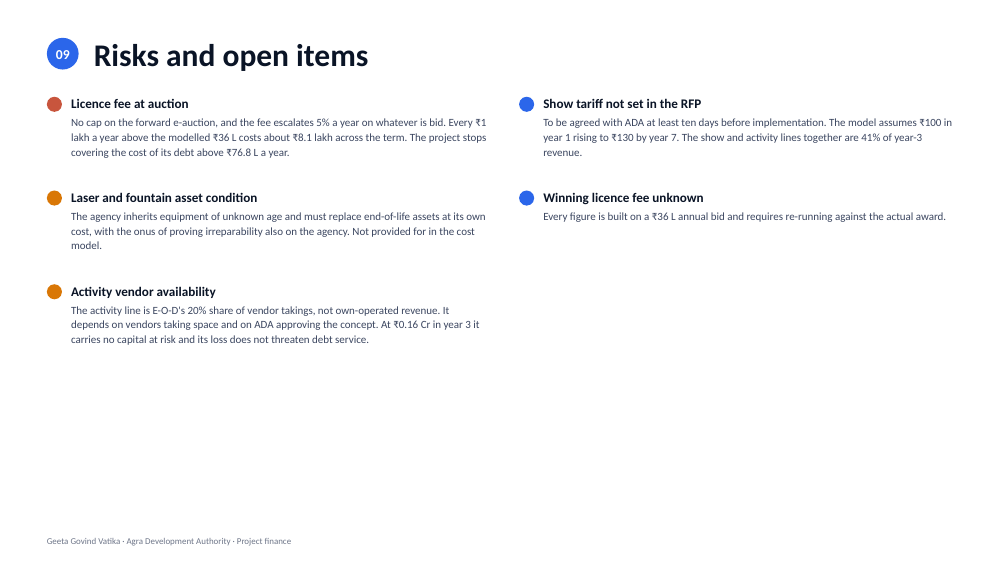
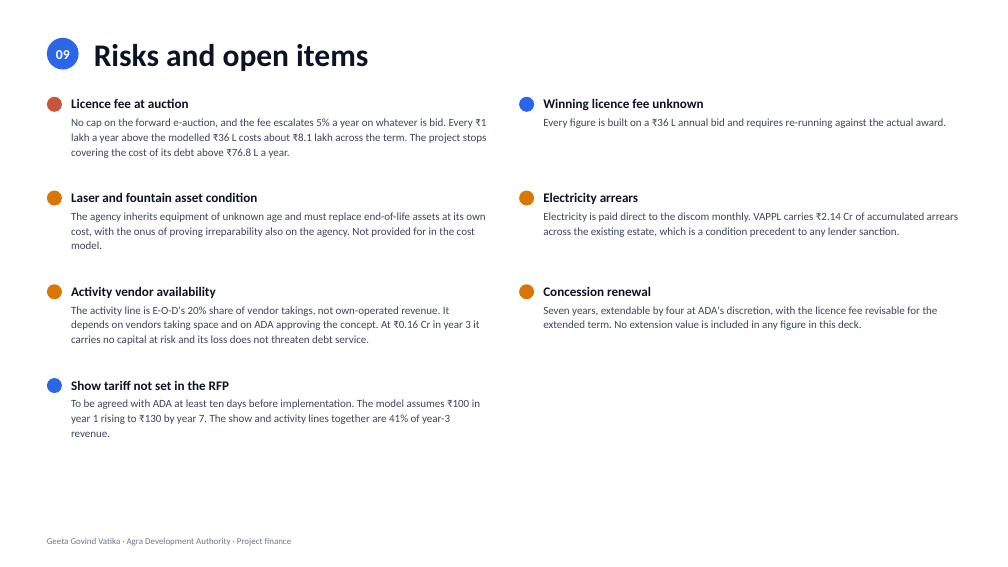
Before and after one commit to eodcfo/vappl-deck, a slide deck: slide 13 of pptx/EOD-Geeta-Govind-Vatika-Project-Finance.pptx. Drawn at 1008x567 pixels with LibreOffice and Linux fonts; fonts in the diff are those of the drawing. Boxes give left, top, right and bottom in pixels: in the first picture for what was removed or moved away, otherwise in the second. Text is boxed around its words. In the diff, an @@ line names an element or a change of style, - is before the commit and + after.

```diff
--- a/pptx/EOD-Geeta-Govind-Vatika-Project-Finance.pptx
+++ b/pptx/EOD-Geeta-Govind-Vatika-Project-Finance.pptx
@@ text "Winning licence fee unknown": place and size @@
-text "Winning licence fee unknown" at [543,192,703,205]
+text "Winning licence fee unknown" at [543,98,703,111]
@@ text "Every figure is built on ...": place and size @@
-text "Every figure is built on ..." at [543,212,946,222]
+text "Every figure is built on ..." at [543,118,946,128]
@@ ellipse at [520,191,535,206]: fill #2B66EA to #D97706 @@
@@ text added at [543,192,638,204], 12.5 pt, text #0A1426, bold @@
+Electricity arrears
@@ text added at [543,212,958,237], 10.5 pt, text #3B4660 @@
+Electricity is paid direct to the discom monthly. VAPPL carries ₹2.14 Cr of accumulated arrears across the existing estate, which is a condition precedent to any lender sanction.
@@ ellipse added at [520,284,535,299], fill #D97706 @@
@@ text added at [543,286,651,296], 12.5 pt, text #0A1426, bold @@
+Concession renewal
@@ text added at [543,306,938,330], 10.5 pt, text #3B4660 @@
+Seven years, extendable by four at ADA's discretion, with the licence fee revisable for the extended term. No extension value is included in any figure in this deck.
@@ ellipse added at [47,378,62,393], fill #2B66EA @@
@@ text "Show tariff not set in ...": place and size @@
-text "Show tariff not set in ..." at [543,98,701,108]
+text "Show tariff not set in ..." at [71,380,229,390]
@@ text "To be agreed with ADA ...": place and size @@
-text "To be agreed with ADA ..." at [543,118,952,156]
+text "To be agreed with ADA ..." at [71,399,480,437]
```
Also in this commit, not shown: 2 other slides changed, 10 other files.
